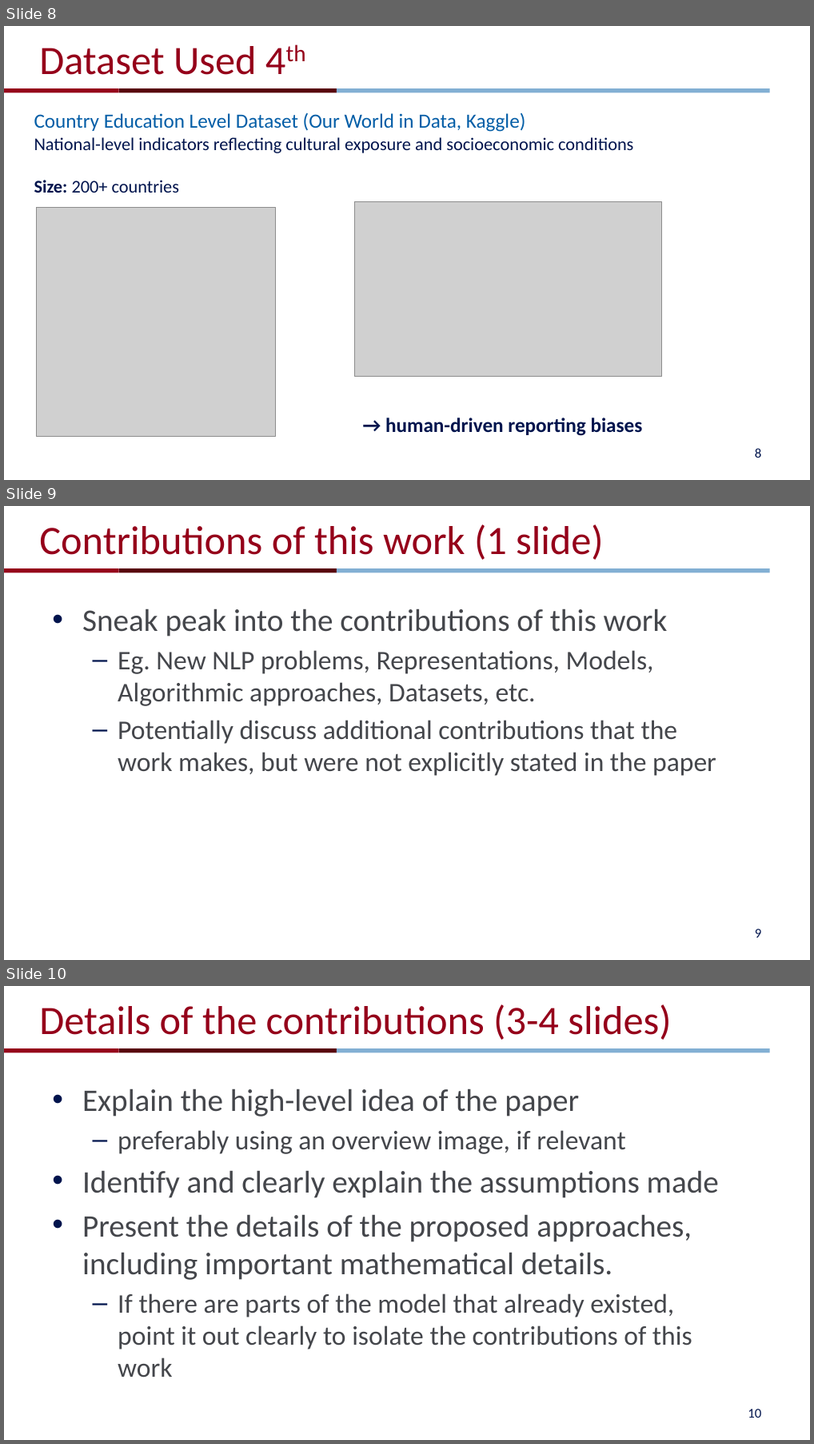
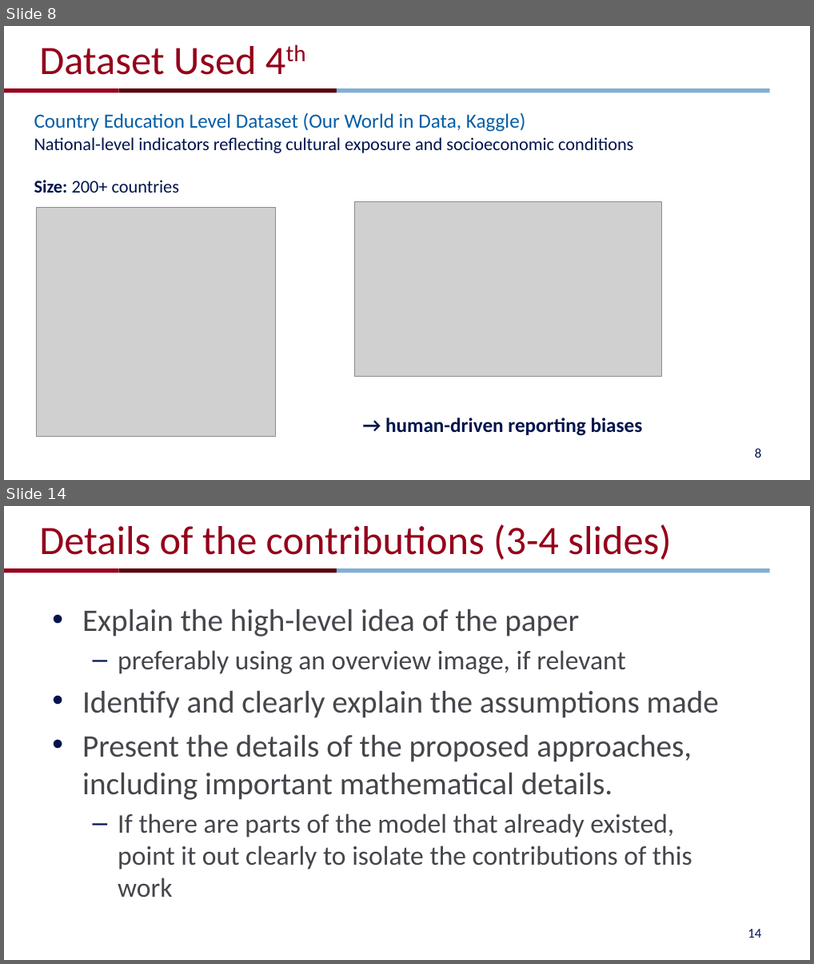
Before and after one commit to jingyig16/ufo-sightings, a slide deck: pre.pptx. Shown one above the other, each under a label of ours: slides 8, 9 and 10 before the commit, slides 8 and 14 after it; the slides between them are not shown. The pictures are 814x1444 and 814x964 pixels, drawn with LibreOffice and Linux fonts; fonts in the diff are those of the drawing; grey boxes stand for pictures; background and template pictures are left out. Boxes give left, top, right and bottom in pixels: in the first picture for what was removed or moved away, otherwise in the second. Text is boxed around its words. In the diff, an @@ line names an element or a change of style, - is before the commit and + after.

```diff
--- a/pre.pptx
+++ b/pre.pptx
@@ slide 9 removed at [4, 506, 810, 960], background #FFFFFF; not listed: 3 template elements that a slide beside it also shows @@
@@ title removed at [39, 524, 604, 560] @@
-Contributions of this work (1 slide)
@@ text removed at [82, 608, 717, 776] @@
-• Sneak peak into the contributions of this work
-  – Eg. New NLP problems, Representations, Models, Algorithmic approaches, Datasets, etc.
-  – Potentially discuss additional contributions that the work makes, but were not explicitly stated in the paper
@@ page number removed at [755, 928, 762, 937] @@
-9
@@ what was slide 10 is now slide 14 @@
@@ page number at [748, 928, 762, 937]: text changed @@
-10
+14
```
Also in this commit, not shown: 1 slide changed, 5 slides added.
